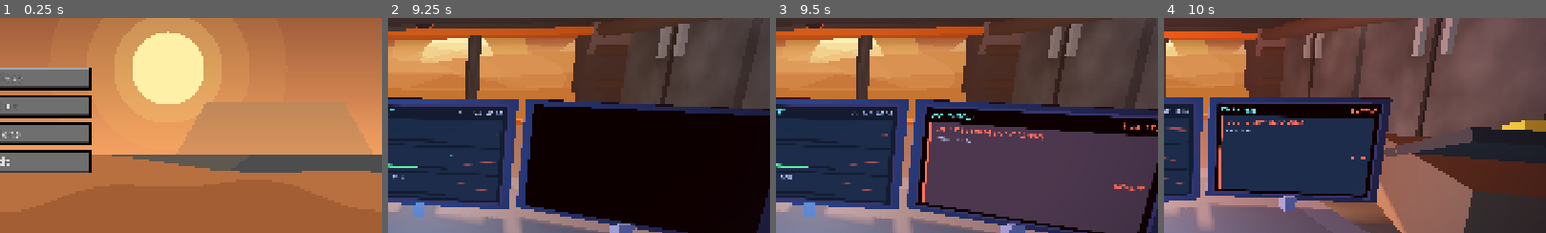
Above: before the commit, frames 1-4 (left to right).
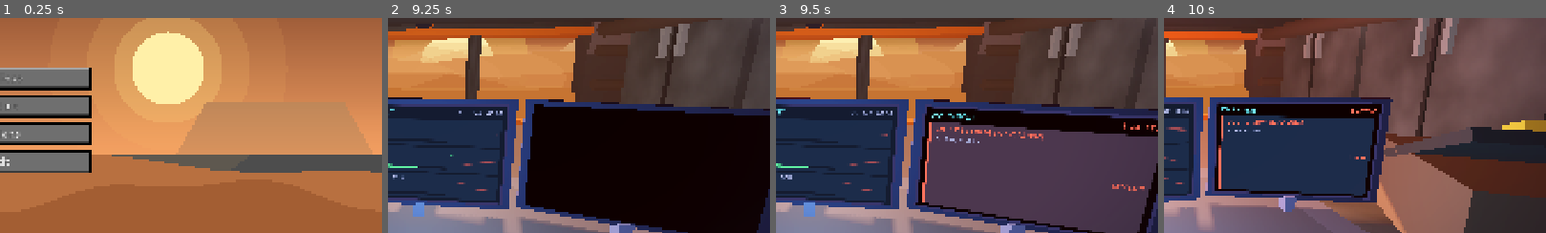
Above: after the commit, the same moments.

Repository: PolarLordStar/junior-astruonaut-mission-trainer
Game: Godot game, scene res://main_menu.tscn
Two runs of this game, one before a commit and one after it. Both use one fixed random seed, a clock stepped at 60 frames per second and the inputs below.
Inputs (mouse positions are % of the whole screen's width and height, from its top left):
- Up to frame 1 (0.25 s): no input
- Up to frame 2 (9.25 s): click "Restart" at 0.5 s; click "Restart" at 1.25 s; click "Restart" at 2 s; click "Continue" at 2.75 s; move the mouse to (72, 45) at 3.52 s; move the mouse to (30, 55) at 4.27 s; move the mouse to (60, 28) at 5.02 s; move the mouse to (45, 70) at 5.77 s; move the mouse to (80, 65) at 6.52 s; move the mouse to (20, 35) at 7.27 s; move the mouse to (55, 50) at 8.02 s; move the mouse to (35, 25) at 8.77 s
- Up to frame 3 (9.5 s): no input
- Up to frame 4 (10 s): move the mouse to (72, 45) at 9.52 s
The pictures show only the part of the screen within x 50-100%, y 26-76%; the shares and areas given below are measured in that part.

Frames 1-2 are identical in both runs. In frame 3, 0.2% of the frame differs, in the area x 42-97%, y 55-81%; in frame 4, 0.1%.

Commit message:
changed right monitor

Diff:
--- a/main/game/room/warning_card.tscn
+++ b/main/game/room/warning_card.tscn
@@ -39,12 +39,12 @@
 unique_name_in_owner = true
 layout_mode = 2
 theme_override_colors/font_color = Color(0.5490, 0.5804, 0.7843, 1)
-theme_override_font_sizes/font_size = 16
+theme_override_font_sizes/font_size = 20
 text = "Detail line"
 
 [node name="BadgeLabel" type="Label" parent="Margin/Layout"]
 unique_name_in_owner = true
 layout_mode = 2
 size_flags_vertical = 4
-theme_override_font_sizes/font_size = 18
+theme_override_font_sizes/font_size = 20
 text = "BADGE"
